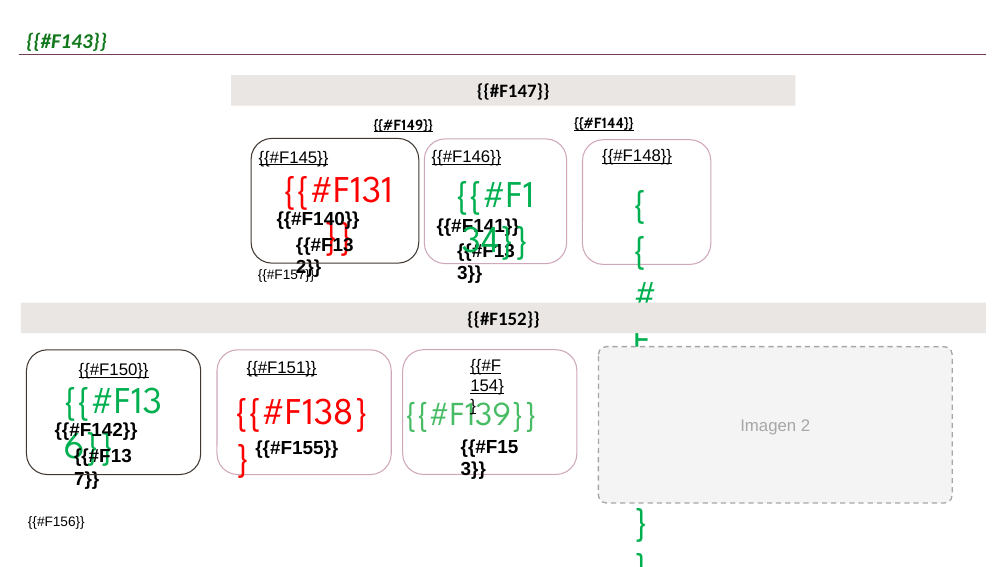
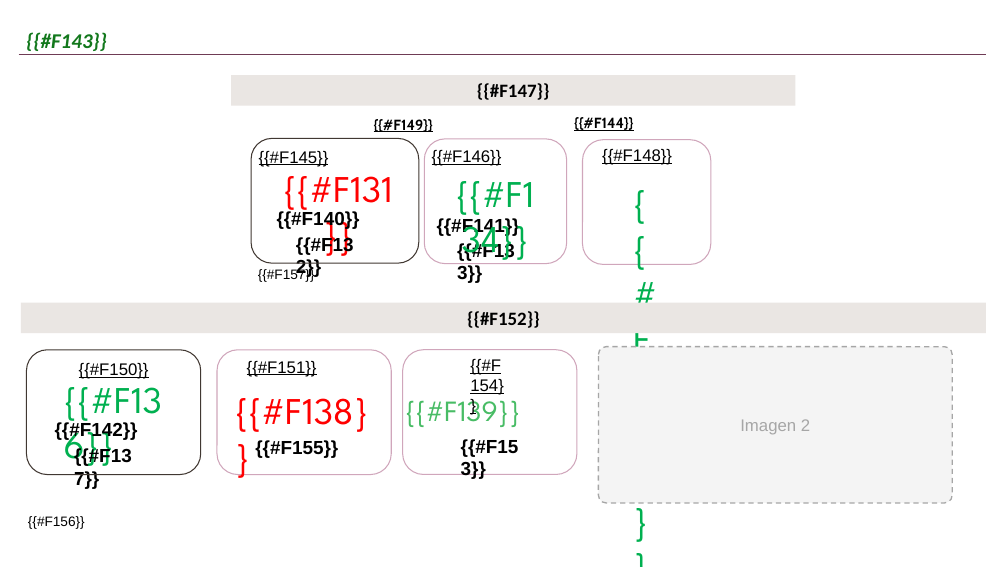
Before and after one commit to JohanCh01/flujo-cosecha, a slide deck: slide 6 of lib/plantilla_reporte.pptx. Drawn at 1008x567 pixels with LibreOffice and Linux fonts; fonts in the diff are those of the drawing; background and template pictures are left out. Boxes give left, top, right and bottom in pixels: in the first picture for what was removed or moved away, otherwise in the second. Text is boxed around its words. In the diff, an @@ line names an element or a change of style, - is before the commit and + after.

```diff
--- a/lib/plantilla_reporte.pptx
+++ b/lib/plantilla_reporte.pptx
@@ text "{{#F139}}" at (405,392,520,427): size 32 to 28 pt @@
```
Also in this commit, not shown: 4 other files.
